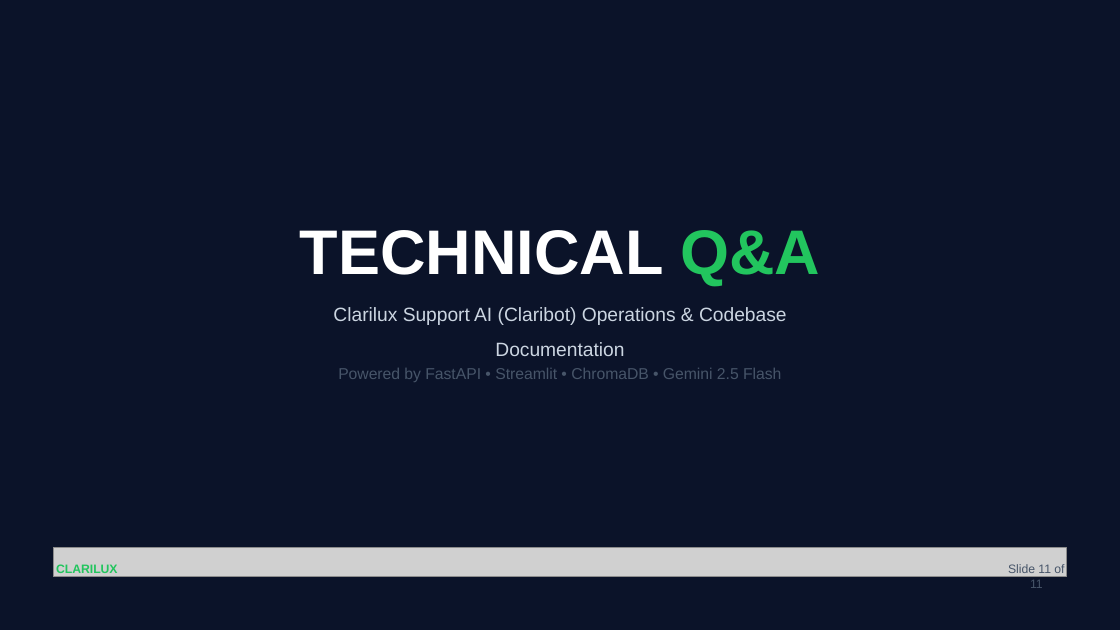
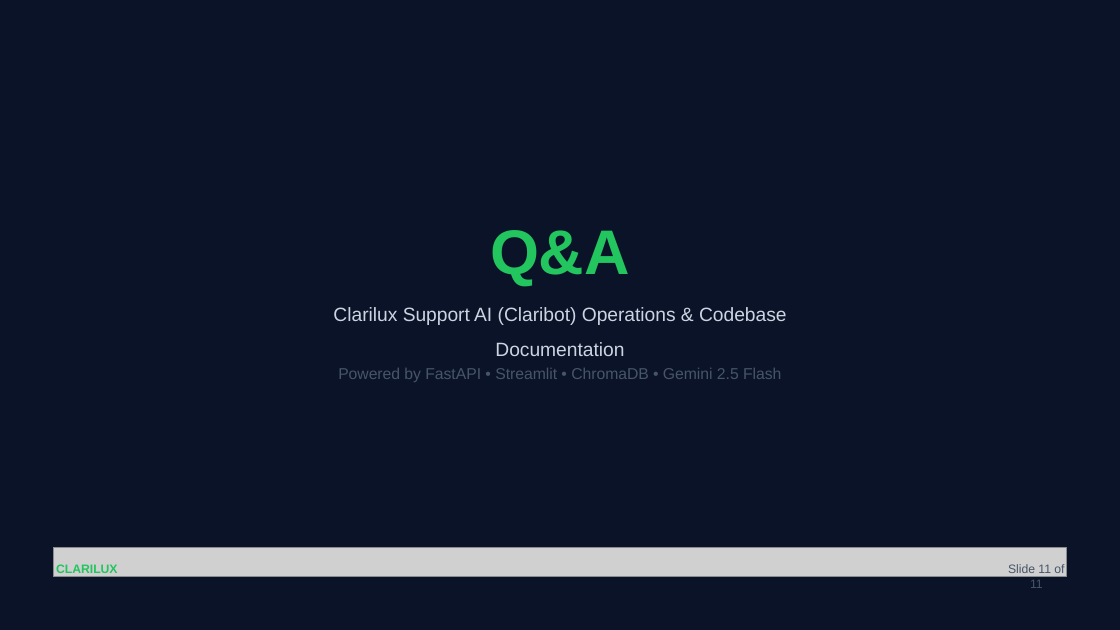
Before and after one commit to joshadek/Claribot-Files, a slide deck: slide 11 of Claribot Documents/Clarilux Support AI (Claribot).pptx. Drawn at 1120x630 pixels with LibreOffice and Linux fonts; fonts in the diff are those of the drawing; grey boxes stand for pictures. Boxes give left, top, right and bottom in pixels: in the first picture for what was removed or moved away, otherwise in the second. Text is boxed around its words. In the diff, an @@ line names an element or a change of style, - is before the commit and + after.

```diff
--- a/Claribot Documents/Clarilux Support AI (Claribot).pptx
+++ b/Claribot Documents/Clarilux Support AI (Claribot).pptx
@@ text at (490,230,630,285): text changed; text colour #FFFFFF to #22C55E @@
-TECHNICAL Q&A
+Q&A
```
